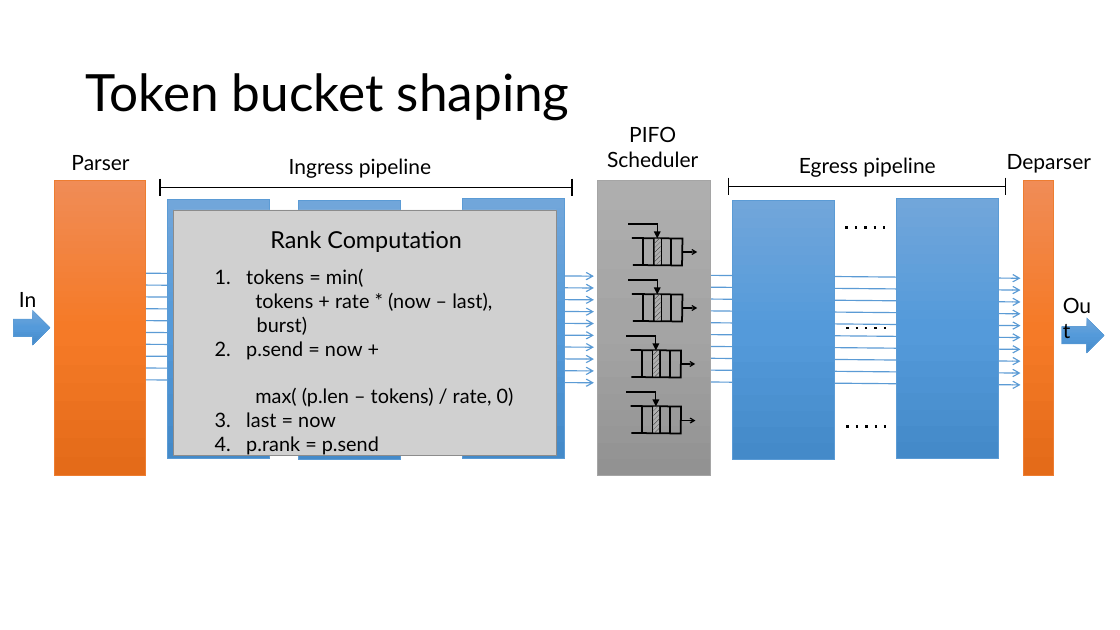
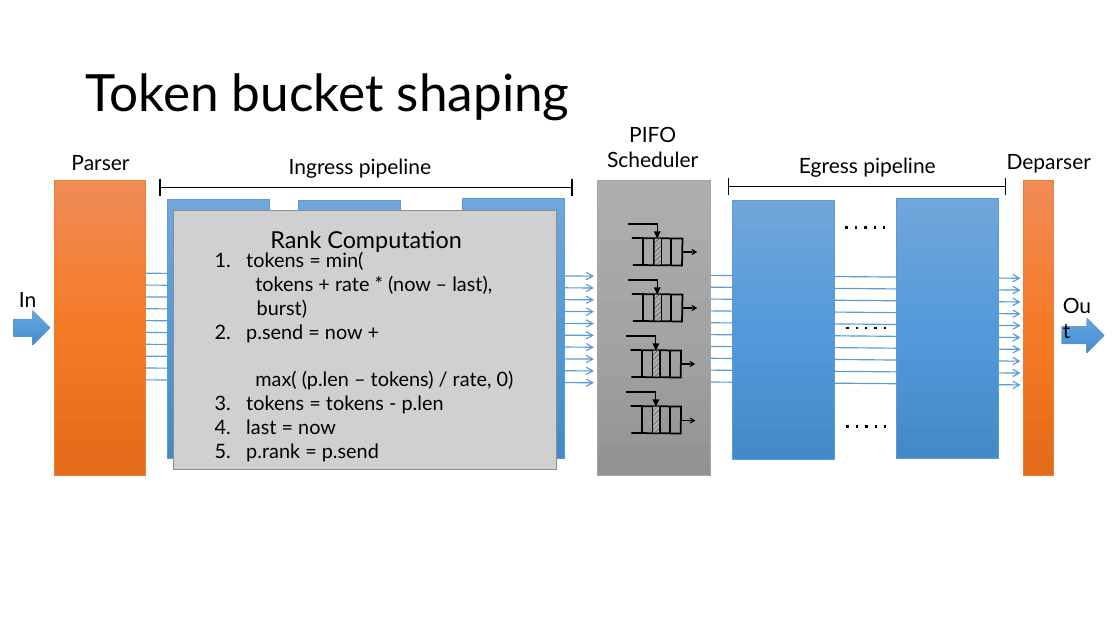
Before and after one commit to anirudhSK/pifo-domino-marple-ppts, a slide deck: slide 10 of pifo_sigcomm.pptx. Drawn at 1120x630 pixels with LibreOffice and Linux fonts; fonts in the diff are those of the drawing; grey boxes stand for pictures. Boxes give left, top, right and bottom in pixels: in the first picture for what was removed or moved away, otherwise in the second. Text is boxed around its words. In the diff, an @@ line names an element or a change of style, - is before the commit and + after.

```diff
--- a/pifo_sigcomm.pptx
+++ b/pifo_sigcomm.pptx
@@ picture: place and size @@
-picture at box(174, 210, 557, 455)
+picture at box(174, 210, 557, 469)
@@ text "tokens = min(": place and size @@
-text "tokens = min(" at box(246, 269, 514, 456)
+text "tokens = min(" at box(246, 252, 514, 462)
@@ text at box(246, 395, 444, 414): paragraph added @@
+3. tokens = tokens - p.len
```
Also in this commit, not shown: 5 other slides changed.
